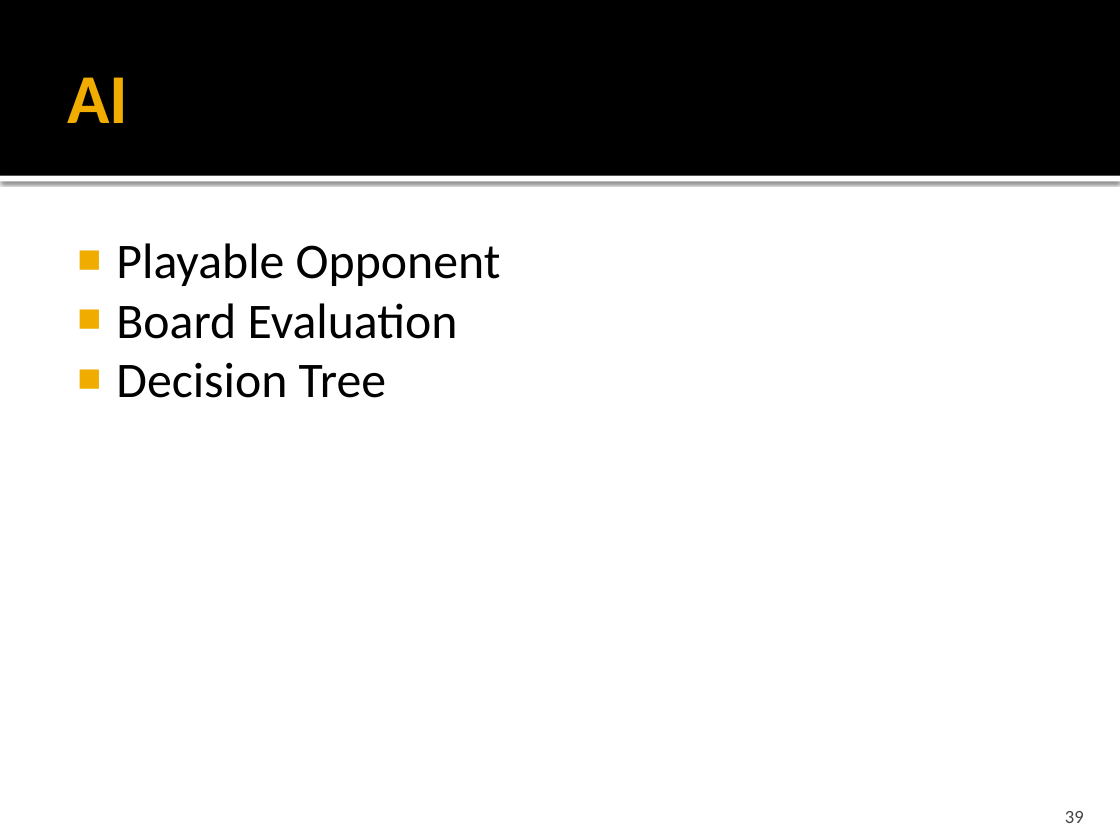
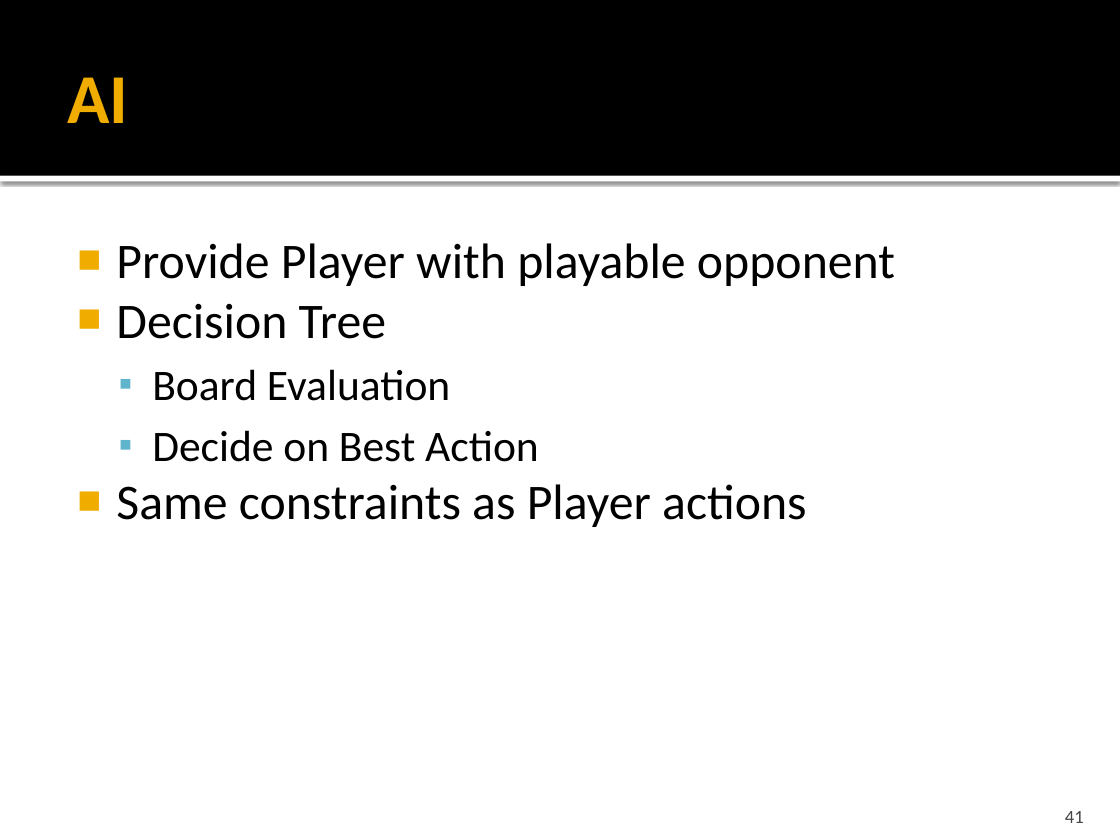
Before and after one commit to idxExtropy/duel-reality, a slide deck: slide 41 of Docs/DUEL REALITY .pptx (slide 39 before the commit). Drawn at 1120x840 pixels with LibreOffice and Linux fonts; fonts in the diff are those of the drawing. Boxes give left, top, right and bottom in pixels: in the first picture for what was removed or moved away, otherwise in the second. Text is boxed around its words. In the diff, an @@ line names an element or a change of style, - is before the commit and + after.

```diff
--- a/Docs/DUEL REALITY .pptx
+++ b/Docs/DUEL REALITY .pptx
@@ text at bbox=[116, 243, 895, 339]: text changed @@
-■ Playable Opponent
+■ Provide Player with playable opponent
+■ Decision Tree
@@ text at bbox=[152, 369, 450, 401]: size 32 to 28 pt in "Board Evaluation"; bullet ■ to ▪; list level 1 to 2 in "Board Evaluation"; bullet colour #F0AD00 to #60B5CC @@
@@ text at bbox=[116, 430, 806, 527]: text changed @@
-■ Decision Tree
+  ▪ Decide on Best Action
+■ Same constraints as Player actions
@@ page number at bbox=[1065, 811, 1084, 823]: text changed @@
-39
+41
```
Also in this commit, not shown: 8 other slides changed, 2 slides added, 1 slide removed.
